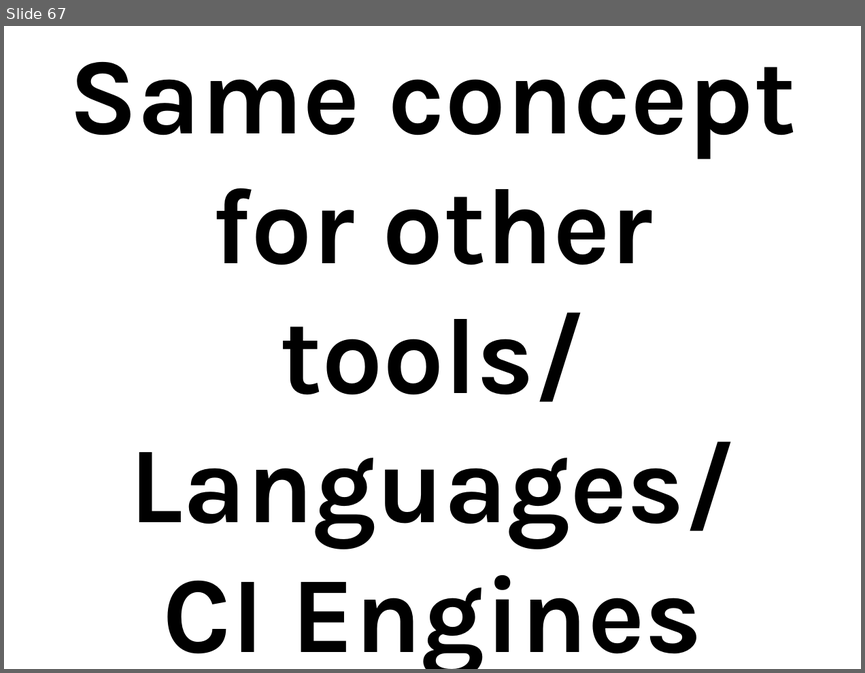
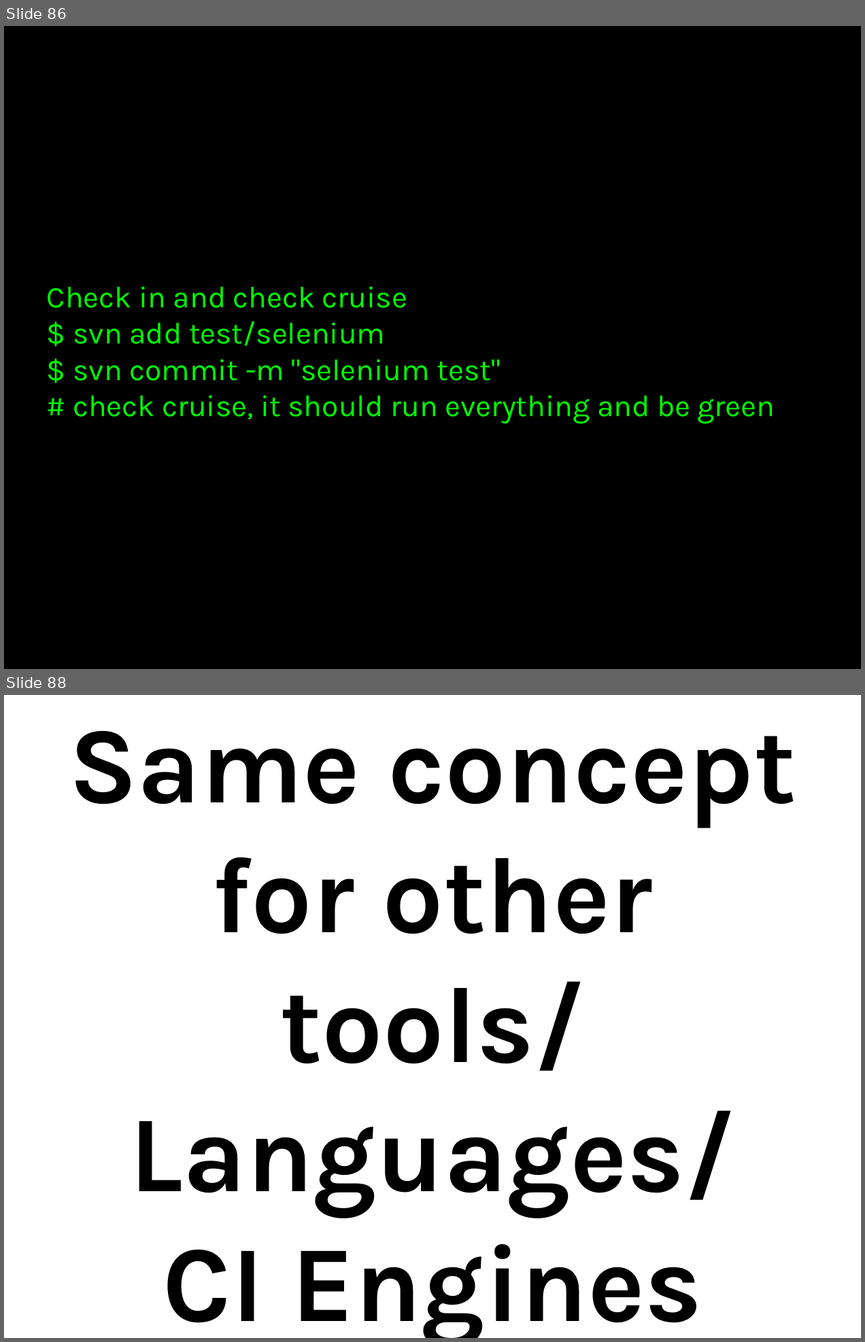
Before and after one commit to thewoolleyman/ci_for_the_rails_guy_or_gal, a slide deck: presentation/ci_for_the_web_2.0_guy_or_gal.odp. Shown one above the other, each under a label of ours: slide 67 before the commit, slides 86 and 88 after it; the slides between them are not shown. The pictures are 865x673 and 865x1342 pixels, drawn with LibreOffice and Linux fonts; fonts in the diff are those of the drawing. Boxes give left, top, right and bottom in pixels: in the first picture for what was removed or moved away, otherwise in the second. Text is boxed around its words. In the diff, an @@ line names an element or a change of style, - is before the commit and + after.

```diff
--- a/presentation/ci_for_the_web_2.0_guy_or_gal.odp
+++ b/presentation/ci_for_the_web_2.0_guy_or_gal.odp
@@ slide 86 added at (4, 26, 861, 669), background #000000 @@
@@ title added at (47, 286, 774, 424), 28 pt, text #00FF00 @@
+Check in and check cruise
+$ svn add test/selenium
+$ svn commit -m "selenium test"
+# check cruise, it should run everything and be green
@@ what was slide 67 is now slide 88 @@
```
Also in this commit, not shown: 21 other slides added, 1 slide removed.
